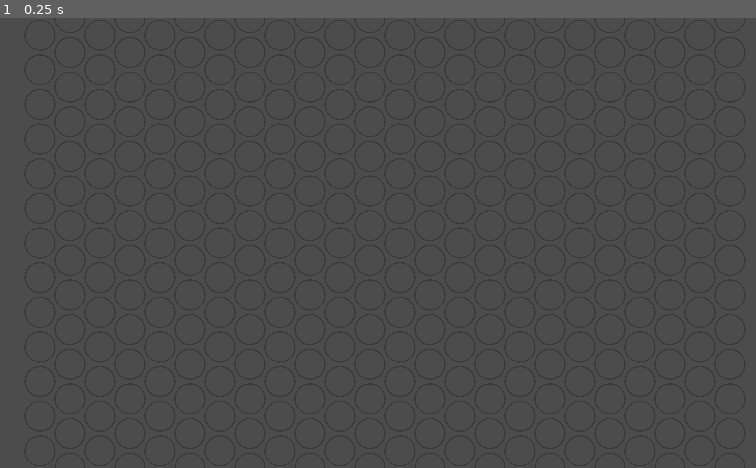
Above: before the commit, frame 1.
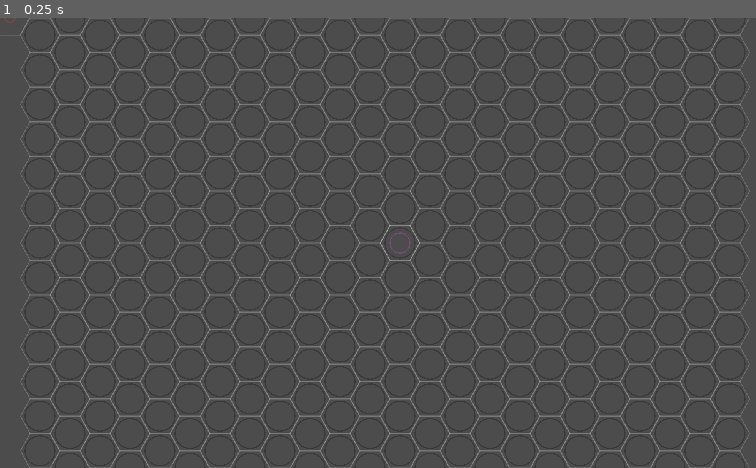
Above: after the commit, the same moment.

Repository: game-jam-it/game-off-jam
Game: Godot game, scene res://prototype/hexmap/HexMap.tscn
The game is run twice, just before and just after one commit, with the same random seed, the same clock (stepped at 60 frames per second) and the same inputs.
Inputs:
- Up to frame 1 (0.25 s): no input

The runs differ from the first frame. In frame 1, 5.1% of the frame differs, in the area x 0-100%, y 0-100%.

Commit message:
fix scaling and offset issues

Diff:
--- /dev/null
+++ b/prototype/assets/nodes.svg
@@ -0,0 +1,68 @@
+<?xml version="1.0" encoding="UTF-8" standalone="no"?>
+<!-- Created with Inkscape (http://www.inkscape.org/) -->
+
+<svg
+   width="64"
+   height="64"
+   viewBox="0 0 16.933333 16.933333"
+   version="1.1"
+   id="svg5"
+   inkscape:export-filename="circle-64.png"
+   inkscape:export-xdpi="96"
+   inkscape:export-ydpi="96"
+   inkscape:version="1.2.1 (9c6d41e410, 2022-07-14, custom)"
+   sodipodi:docname="nodes.svg"
+   xmlns:inkscape="http://www.inkscape.org/namespaces/inkscape"
+   xmlns:sodipodi="http://sodipodi.sourceforge.net/DTD/sodipodi-0.dtd"
+   xmlns="http://www.w3.org/2000/svg"
+   xmlns:svg="http://www.w3.org/2000/svg">
+  <sodipodi:namedview
+     id="namedview7"
+     pagecolor="#505050"
+     bordercolor="#eeeeee"
+     borderopacity="1"
+     inkscape:showpageshadow="0"
+     inkscape:pageopacity="0"
+     inkscape:pagecheckerboard="0"
+     inkscape:deskcolor="#505050"
+     inkscape:document-units="mm"
+     showgrid="false"
+     inkscape:zoom="6.6750857"
+     inkscape:cx="26.141986"
+     inkscape:cy="40.748541"
+     inkscape:window-width="1259"
+     inkscape:window-height="1414"
+     inkscape:window-x="1287"
+     inkscape:window-y="12"
+     inkscape:window-maximized="1"
+     inkscape:current-layer="layer1" />
+  <defs
+     id="defs2" />
+  <g
+     inkscape:label="Layer 1"
+     inkscape:groupmode="layer"
+     id="layer1">
+    <path
+       sodipodi:type="star"
+       style="display:none;fill:none;stroke:#ffffff;stroke-width:0.26868;stroke-linecap:round;stroke-dasharray:none;stroke-dashoffset:25.9;stroke-opacity:0.25"
+       id="path234"
+       inkscape:flatsided="true"
+       sodipodi:sides="6"
+       sodipodi:cx="0"
+       sodipodi:cy="0"
+       sodipodi:r1="8.5471554"
+       sodipodi:r2="7.4020543"
+       sodipodi:arg1="1.0471976"
+       sodipodi:arg2="1.5707963"
+       inkscape:rounded="0"
+       inkscape:randomized="0"
+       d="m 4.2735773,7.4020539 -8.5471554,-4e-7 L -8.5471554,-4.1713026e-7 -4.2735773,-7.4020539 l 8.5471554,4e-7 L 8.5471554,4.1713026e-7 Z"
+       transform="matrix(0.97279504,0,0,1,8.4666667,8.4666667)" />
+    <circle
+       style="display:inline;fill:none;stroke:#ffffff;stroke-width:0.264583;stroke-linecap:round;stroke-dashoffset:25.9;stroke-opacity:0.25"
+       id="path944"
+       cx="8.4666662"
+       cy="8.4666662"
+       r="6.2177086" />
+  </g>
+</svg>
--- a/prototype/hexmap/HexCell.gd
+++ b/prototype/hexmap/HexCell.gd
@@ -11,92 +11,55 @@
 const DIR_NW = Vector3(-1, 1, 0)
 const DIR_ALL = [DIR_N, DIR_NE, DIR_SE, DIR_S, DIR_SW, DIR_NW]
 
-var _q: int
-var _r: int
+var q: int
+var r: int
 
-#func _init(q: int = 0, r: int = 0, s: int = 0):
-func _init(obj = null):
-	var coords = self.get_coords_for(obj)
-	assert((coords.x + coords.y + coords.z) < 0.001)
-	self._q = coords.x
-	self._r = coords.y
+func _init(_q: int, _r: int):
+	assert((_q + _r + (-_q-_r)) < 0.001)
+	self.q = _q
+	self.r = _r
 
-func q():
-	return _q
+func _new_cell(vec: Vector3):
+	assert((vec.x + vec.y + vec.z) < 0.001)
+	return get_script().new(vec.x, vec.y)
 
-func r():
-	return _r
-
-func s():
-	return -_q-_r
-
-func get_node_for(obj):
-	# Returns a new instance
-	if typeof(obj) == TYPE_VECTOR3:
-		return get_script().new(Vector3(obj.x, obj.y, obj.z))
-	elif typeof(obj) == TYPE_VECTOR2:
-		return get_script().new(Vector3(obj.x, obj.y, (-obj.x-obj.y)))
-	elif typeof(obj) == TYPE_OBJECT and obj.has_method("get_cube_coords"):
-		var coords =  obj.get_cube_coords()
-		return get_script().new(coords)
-
-func get_coords_for(obj):
-	# Returns a new Vector3
-	if typeof(obj) == TYPE_VECTOR3:
-		return obj
-	elif typeof(obj) == TYPE_VECTOR2:
-		return Vector3(obj.x, obj.y, (-obj.x-obj.y))
-	elif typeof(obj) == TYPE_OBJECT and obj.has_method("get_cube_coords"):
-		return  obj.get_cube_coords()
-
-func round_coords(vec):
-	# Returns a new Vector3
-	if typeof(vec) == TYPE_VECTOR2:
-		vec = Vector3(vec.x, vec.y, (-vec.x-vec.y))
-
-	# Round the values them and then recalculate to `x + y + z = 0`
-	var rounded = Vector3(round(vec.x), round(vec.y), round(vec.z))
-
-	# Recalculate it to be 'x + y + z = 0'
-	var diffs = (rounded - vec).abs()
-	if diffs.x > diffs.y and diffs.x > diffs.z:
-		rounded.x = -rounded.y - rounded.z
-	elif diffs.y > diffs.z:
-		rounded.y = -rounded.x - rounded.z
-	else:
-		rounded.z = -rounded.x - rounded.y
-
-	return rounded
+"""
+	Coords Utilities
+"""
 
 func get_cube_coords():
-	return Vector3(_q, _r, (-_q-_r))
+	return Vector3(q, r, (-q-r))
 
-func get_axial_coords():
-	return Vector2(_q, _r)
-
-func get_offset_coords():
-	var x = int(_q) - (int(_q) & 1)
-	var off_y = int(_r) + x / 2
-	return Vector2(x, off_y)
+func _round_coords(vec):
+	var o = Vector3(round(vec.x), round(vec.y), round(vec.z))
+	var d = (o - vec).abs()
+	if d.x > d.y and d.x > d.z:
+		o.x = -o.y - o.z
+	elif d.y > d.z:
+		o.y = -o.x - o.z
+	else:
+		o.z = -o.x - o.y
+	return o
 
 """
 	Pathfinding Utilities
 """
 
 func line_to(target):
-	var to = get_coords_for(target)
+	var to = target.get_cube_coords()
+	var from = self.get_cube_coords()
 	var nudge = to + Vector3(1e-6, 2e-6, -3e-6)
-	var steps = distance_to(to)
+	var steps = int((abs(to.x - from.x) + abs(to.y - from.y) + abs(to.z - from.z)) / 2)
 	var path = []
 	for dist in range(steps):
 		var vec = to.linear_interpolate(nudge, float(dist) / steps)
-		path.append(get_node_for(round_coords(vec)))
-	path.append(get_node_for(target))
+		path.append(_new_cell(_round_coords(vec)))
+	path.append(target)
 	return path
 
 func distance_to(target):
-	var to = get_coords_for(target)
-	var from = get_cube_coords()
+	var to = target.get_cube_coords()
+	var from = self.get_cube_coords()
 	return int((abs(to.x - from.x) + abs(to.y - from.y) + abs(to.z - from.z)) / 2)
 
 """
@@ -104,38 +67,34 @@
 """
 
 func get_adjacent(dir):
-	# Returns a HexNode instance
 	if typeof(dir) == TYPE_VECTOR2:
 		dir = Vector3(dir.x, dir.y, (-dir.x-dir.y))
-	var coords = Vector3(_q, _r, (-_q-_r)) + dir
-	return get_script().new(coords.x, coords.y, coords.z)
+	return _new_cell(self.get_cube_coords() + dir)
 
 func get_all_adjacent():
-	# Returns an array of HexNode instances representing adjacent locations
 	var nodes = Array()
-	var coords = Vector3(_q, _r, (-_q-_r))
+	var coords = self.get_cube_coords()
 	for dir in DIR_ALL:
 		var node = coords + dir
 		nodes.append(get_script().new(node.x, node.y, node.z))
 	return nodes
 
 func get_all_within(distance):
-	# Returns an array of all HexNode instances within the given distance
 	var nodes = Array()
 	for dx in range(-distance, distance+1):
 		for dy in range(max(-distance, -distance - dx), min(distance, distance - dx) + 1):
-			var vec = Vector2(_q+dx, _r+dy)
-			nodes.append(get_script().new(vec.x, vec.y, (-vec.x-vec.y)))
+			var coords = self.get_cube_coords() + Vector3(dx, dy, (-dx - dy))
+			nodes.append(_new_cell(coords))
 	return nodes
 
 func get_node_ring_for(distance):
-	var coords = Vector3(_q, _r, (-_q-_r))
-	# Returns an array of all HexNode instances at the given distance
+	var coords = self.get_cube_coords()
+
 	if distance < 1:
-		return [get_script().new(coords.x, coords.y, coords.z)]
-	# Start at the top (+y) and walk in a clockwise circle
+		return [_new_cell(coords)]
+
 	var nodes = Array()
-	var current = get_node_for(coords + (DIR_N * distance))
+	var current = _new_cell(coords + (DIR_N * distance))
 	for dir in [DIR_SE, DIR_S, DIR_SW, DIR_NW, DIR_N, DIR_NE]:
 		for _step in range(distance):
 			nodes.append(current)
--- a/prototype/hexmap/HexGrid.gd
+++ b/prototype/hexmap/HexGrid.gd
@@ -1,10 +1,11 @@
 extends Reference
 
+const SQ3 = sqrt(3)
+
 var HexCell = preload("./HexCell.gd")
 
 var hex_size
-var hex_transform
-var hex_transform_inv
+var hex_scale
 
 var path_barriers = {}
 var path_obstacles = {}
@@ -14,35 +15,44 @@
 var path_bounds = Rect2()
 var path_cost_default = 1.0
 
-# Allow the user to scale the hex for fake perspective or somesuch
-export(Vector2) var hex_scale = Vector2(1, 1) setget set_hex_scale
-
-func _init():
-	set_hex_scale(hex_scale)
+func _init(scale:Vector2):
+	set_hex_scale(scale)
 
 func set_hex_scale(scale:Vector2):
+	hex_size = HexCell.SIZE * scale
 	hex_scale = scale
-	hex_size = HexCell.SIZE * hex_scale
-	hex_transform = Transform2D(
-		Vector2(hex_size.x * 3/4, -hex_size.y / 2),
-		Vector2(0, -hex_size.y),
-		Vector2(0, 0)
-	)
-	hex_transform_inv = hex_transform.affine_inverse()
 
 
 """
 	Converting between hex-grid and 2D coordinates
 """
 
-func get_hex_center(hex):
-	# Returns centre of the hex
-	return hex_transform * hex.get_axial_coords()
-
-func get_hex_center_for(obj):
-	# Returns centre of the hex for
-	var node = HexCell.new(obj)
-	return hex_transform * node.get_axial_coords()
+func pixel_to_hex(vec):
+	var q = ( 2.0 / 3.0 * vec.x) / hex_scale.x
+	var r = (-1.0 / 3.0 * vec.x + SQ3 / 3.0 * vec.y) / hex_scale.y
+	var v = _round_coords(Vector3(q, r, -q-r))
+	return HexCell.new(round(v.x), round(v.y))
+
+func hex_to_pixel(hex):
+	var x = hex_scale.x * (3.0 / 2 * hex.q)
+	var y = hex_scale.y * (SQ3 / 2 * hex.q + SQ3 * hex.r)
+	return Vector2(x, y)
+
+func coords_to_pixel(q, r):
+	var x = hex_scale.x * (3.0 / 2 * q)
+	var y = hex_scale.y * (SQ3 / 2 * q + SQ3 * r)
+	return Vector2(x, y)
+
+func _round_coords(vec):
+	var o = Vector3(round(vec.x), round(vec.y), round(vec.z))
+	var d = (o - vec).abs()
+	if d.x > d.y and d.x > d.z:
+		o.x = -o.y - o.z
+	elif d.y > d.z:
+		o.y = -o.x - o.z
+	else:
+		o.z = -o.x - o.y
+	return o
 
 """
 	Pathfinding Utilities
--- a/prototype/hexmap/HexMap.gd
+++ b/prototype/hexmap/HexMap.gd
@@ -1,24 +1,48 @@
 extends Node2D
 
-const size: float = 32.0
+const radius: float = 32.0
 
+var HexCell = preload("./HexCell.gd")
 var HexGrid = preload("./HexGrid.gd")
 var NodeScene = preload("res://prototype/hexmap/HexNode.tscn")
 
-var hexgrid = HexGrid.new()
+var active = null
+var hexgrid = HexGrid.new(Vector2(radius, radius))
 
 func _ready():
 	_create_map()
+	_create_nodes()
 
+func _process(_delta):
+	var target = get_global_mouse_position()
+	var hex = hexgrid.pixel_to_hex(target)
+	active.position = hexgrid.hex_to_pixel(hex)
+
+func _input(event):
+	if event.is_action_pressed("click"):
+			var target = get_global_mouse_position()
+			print_debug(target)
 
 func _create_map():
-	hexgrid = HexGrid.new()
-	hexgrid.set_hex_scale(Vector2(size, size))
-	for x in range(-12, 12):
-		var q = x >> 1
-		for y in range(-8-q, 8-q):
-			var hex = NodeScene.instance()
-			var coords = hexgrid.get_hex_center_for(Vector2(x, y))
-			print("%s - %s" % [coords.x, coords.y])
-			hex.position = coords
-			$Nodes.add_child(hex)
+	hexgrid = HexGrid.new(Vector2(radius, radius))
+	for q in range(-12, 12):
+		var offset = q >> 1
+		for r in range(-8-offset, 8-offset):
+			var hex = HexCell.new(q, r)
+			var node = NodeScene.instance()
+			node.position = hexgrid.hex_to_pixel(hex)
+			$Nodes.add_child(node)
+
+func _create_nodes():
+	active = NodeScene.instance()
+	active.size = 16
+	active.color = Color(0.48, 0.28, 0.48)
+	var hex = HexCell.new(0, 0)
+	active.position = hexgrid.hex_to_pixel(hex)
+	add_child(active)
+	hex = hexgrid.pixel_to_hex(active.position)
+	active = NodeScene.instance()
+	active.size = 8
+	active.color = Color(0.48, 0.28, 0.28)
+	active.position = hexgrid.hex_to_pixel(hex)
+	add_child(active)
--- a/prototype/hexmap/HexNode.gd
+++ b/prototype/hexmap/HexNode.gd
@@ -1,7 +1,9 @@
 extends Node2D
 
 const PI2 = PI*2
-const SIZE = 24
+
+var size = 24
+var color = Color(0.23, 0.23, 0.23)
 
 func _ready():
 	pass # Replace with function body.
@@ -10,4 +12,4 @@
 	update()
 
 func _draw():
-	draw_arc(Vector2(position.x, position.y), SIZE, 0, PI2, 32, Color(0.23, 0.23, 0.23), 2)
+	draw_arc(Vector2(0, 0), size, 0, PI2, 32, color, 2)
--- a/prototype/hexmap/HexNode.tscn
+++ b/prototype/hexmap/HexNode.tscn
@@ -1,6 +1,10 @@
-[gd_scene load_steps=2 format=2]
+[gd_scene load_steps=3 format=2]
 
 [ext_resource path="res://prototype/hexmap/HexNode.gd" type="Script" id=1]
+[ext_resource path="res://prototype/assets/hex-flat-64.png" type="Texture" id=2]
 
 [node name="HexNode" type="Node2D"]
 script = ExtResource( 1 )
+
+[node name="Sprite" type="Sprite" parent="."]
+texture = ExtResource( 2 )
Binary file added: prototype/assets/circle-64.png
Not shown, added: prototype/assets/circle-64.png.import
Binary file added: prototype/assets/hex-flat-64.png
Not shown, added: prototype/assets/hex-flat-64.png.import
Not shown, added: prototype/assets/nodes.svg.import
